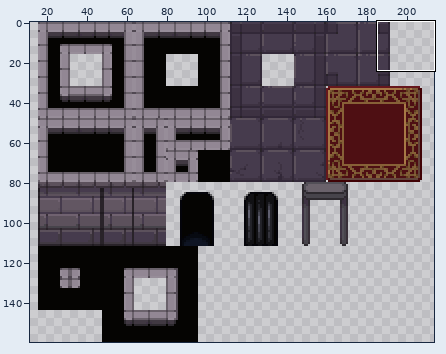
Edited in one commit: sprite sheet (Assets/Dungeon_001.png). The picture above shows the old version from afar; the outline marks the close-up.
Close-up. Earlier state:
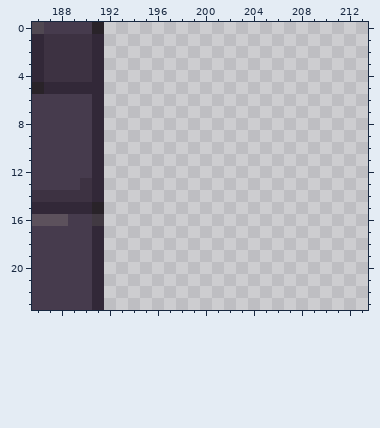
The file is 256x160 pixels. Colours within 5 levels of each other are drawn and written as one. Shown: x 186..213, y 0..23. The wide view leaves out empty margins.
After:
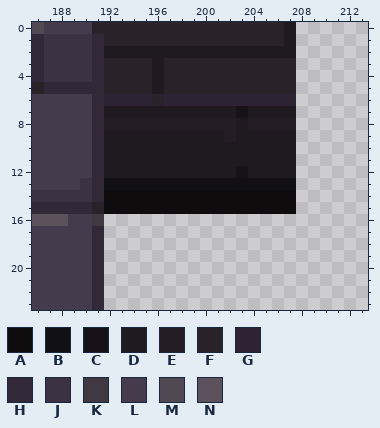
Palette (. is transparent): A #0f0c0d  B #111114  C #171217  D #1f1a1f  E #241d26  F #292329  G #2e2332  H #322838  J #3d3242  K #413942  L #463b4d  M #504852  N #5c515c
Change:
{"y":0,"x":192,"old":"................","new":"FFFFFFFFFFFFFFFD"}
{"y":1,"x":192,"old":"................","new":"FFFFFFFFFFFFFFFD"}
{"y":2,"x":192,"old":"................","new":"DDDDDDDDDDDDDDDD"}
{"y":3,"x":192,"old":"................","new":"FFFFDFFFFFFFFFFF"}
{"y":4,"x":192,"old":"................","new":"FFFFDFFFFFFFFFFF"}
{"y":5,"x":192,"old":"................","new":"FFFFDFFFFFFFFFFF"}
{"y":6,"x":192,"old":"................","new":"GGGGFGGGGGGGGGGG"}
{"y":7,"x":192,"old":"................","new":"DDDDDDDDDDDCDDDD"}
{"y":8,"x":192,"old":"................","new":"EEEEEEEEEEEDEEEE"}
{"y":9,"x":192,"old":"................","new":"DDDDDDDDDDEDDDDD"}
{"y":10,"x":192,"old":"................","new":"DDDDDDDDDDDDDDDD"}
{"y":11,"x":192,"old":"................","new":"DDDDDDDDDDDDDDDD"}
{"y":12,"x":192,"old":"................","new":"DDDDDDDDDDDCDDDD"}
{"y":13,"x":192,"old":"................","new":"BBBBBBBBBBBBBBBB"}
{"y":14,"x":192,"old":"................","new":"AAAAAAAAAAAAAAAA"}
{"y":15,"x":192,"old":"................","new":"AAAAAAAAAAAAAAAA"}
{"label":"added","picture_box":[104,22,296,214]}
